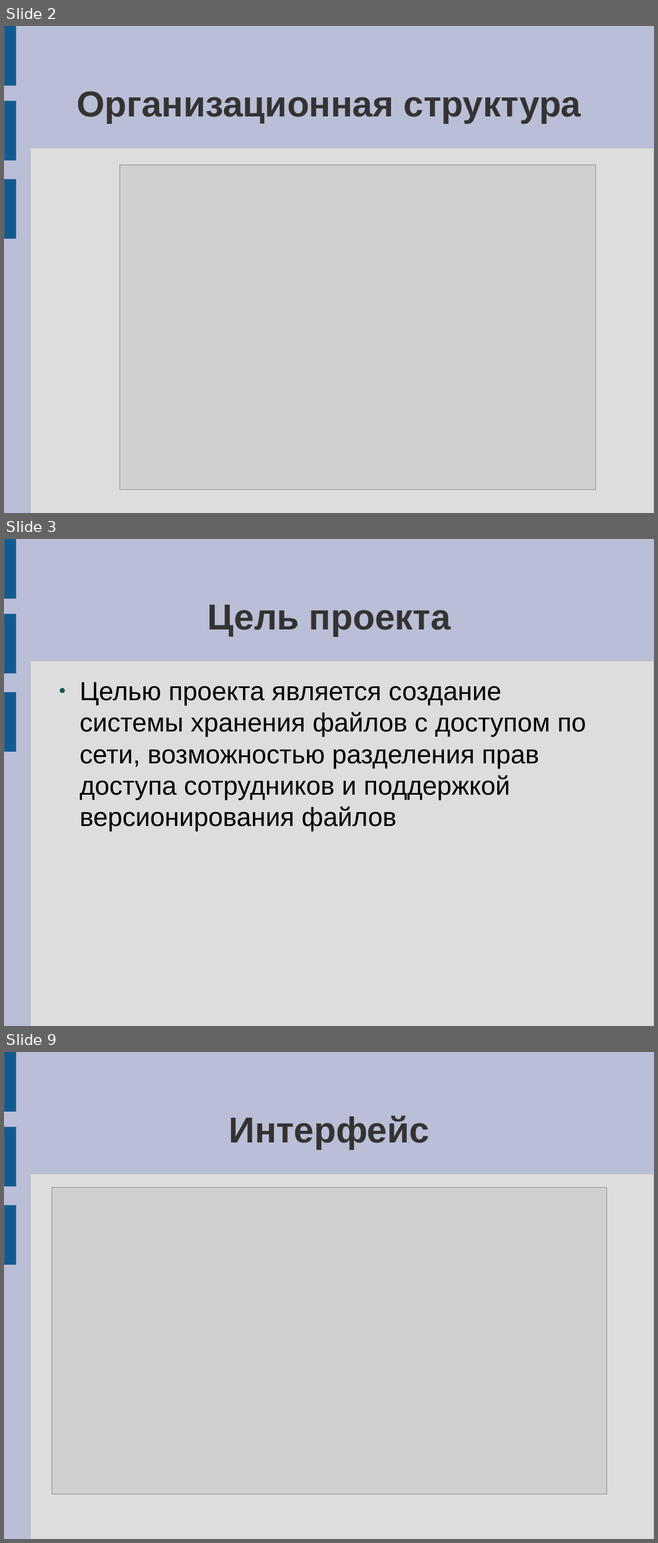
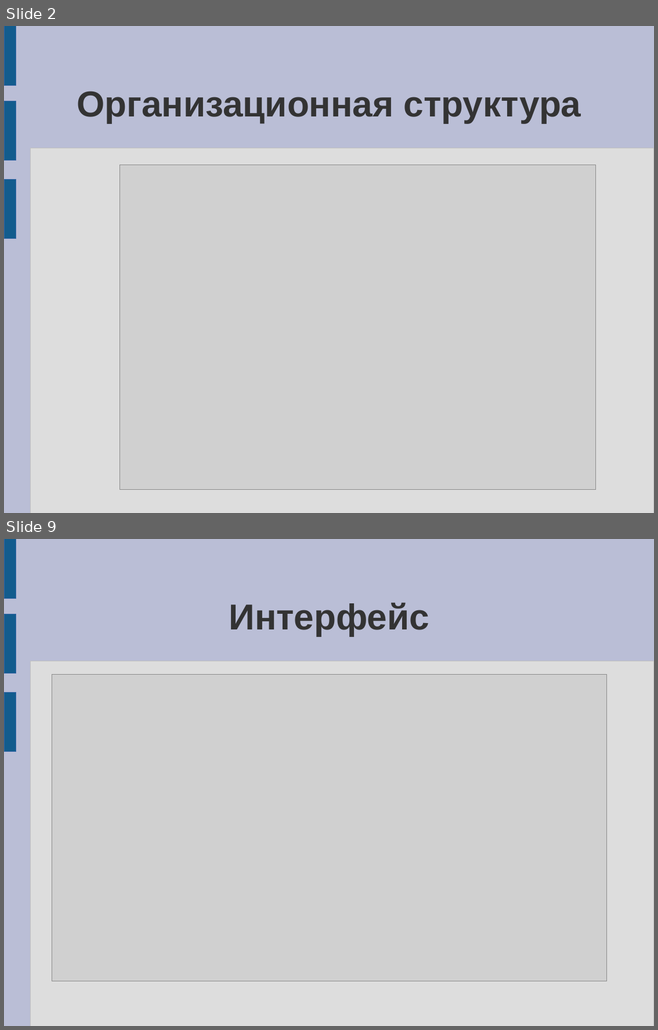
Before and after one commit to savant2212/dav_diploma, a slide deck: doc/dpl/presentation.odp. Shown one above the other, each under a label of ours: slides 2, 3 and 9 before the commit, slides 2 and 9 after it; the slides between them are not shown. The pictures are 658x1543 and 658x1030 pixels, drawn with LibreOffice and Linux fonts; fonts in the diff are those of the drawing; grey boxes stand for pictures. Boxes give left, top, right and bottom in pixels: in the first picture for what was removed or moved away, otherwise in the second. Text is boxed around its words. In the diff, an @@ line names an element or a change of style, - is before the commit and + after.

```diff
--- a/doc/dpl/presentation.odp
+++ b/doc/dpl/presentation.odp
@@ slide 3 removed at [4, 539, 654, 1026], background #BABED6; not listed: 4 template elements that a slide beside it also shows @@
@@ title removed at [208, 605, 451, 636] @@
-Цель проекта
@@ text removed at [79, 682, 586, 831] @@
-● Целью проекта является создание системы хранения файлов с доступом по сети, возможностью разделения прав доступа сотрудников и поддержкой версионирования файлов
```
Also in this commit, not shown: 2 slides changed, 5 slides added, 4 other slides removed, 6 other files.
